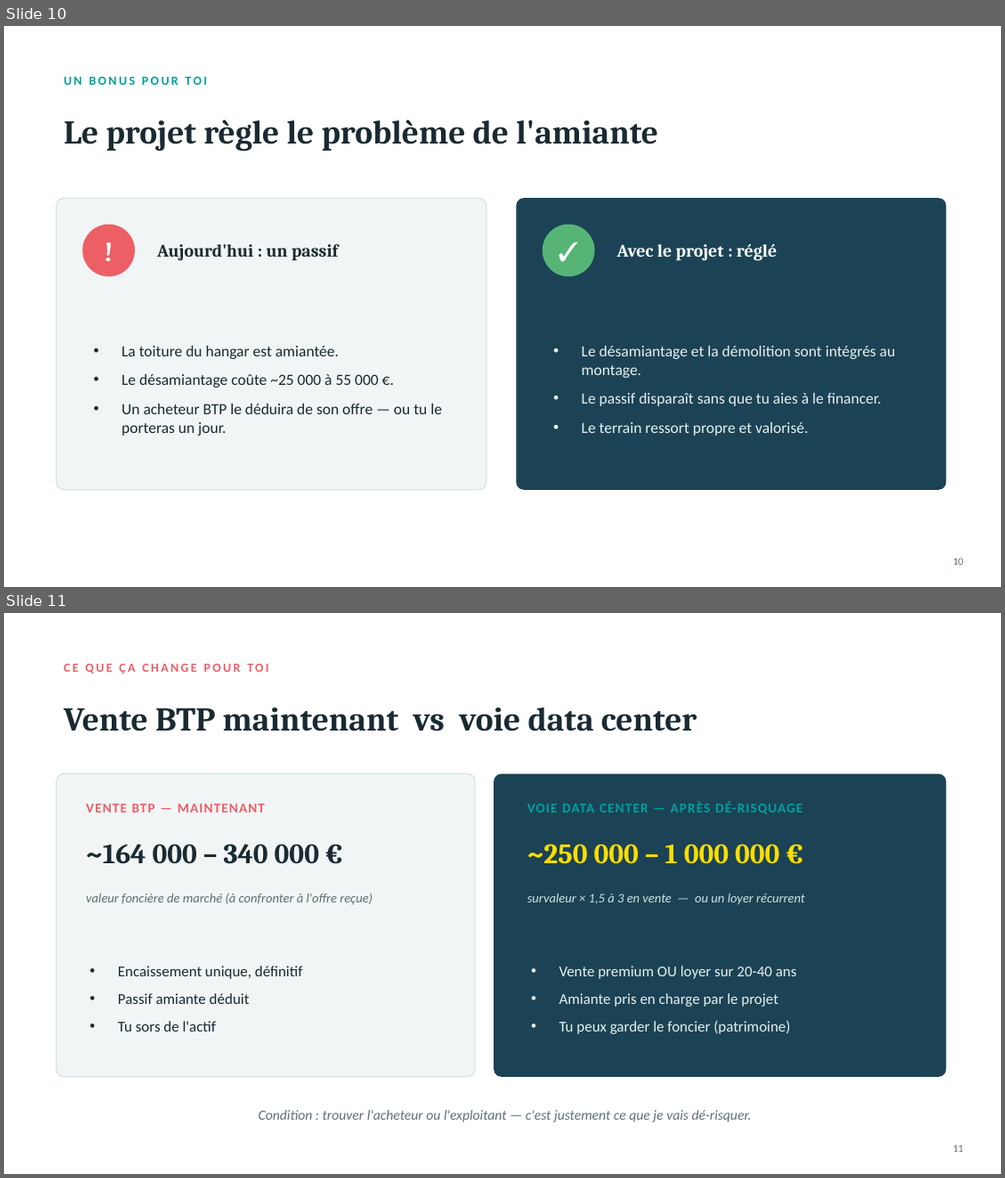
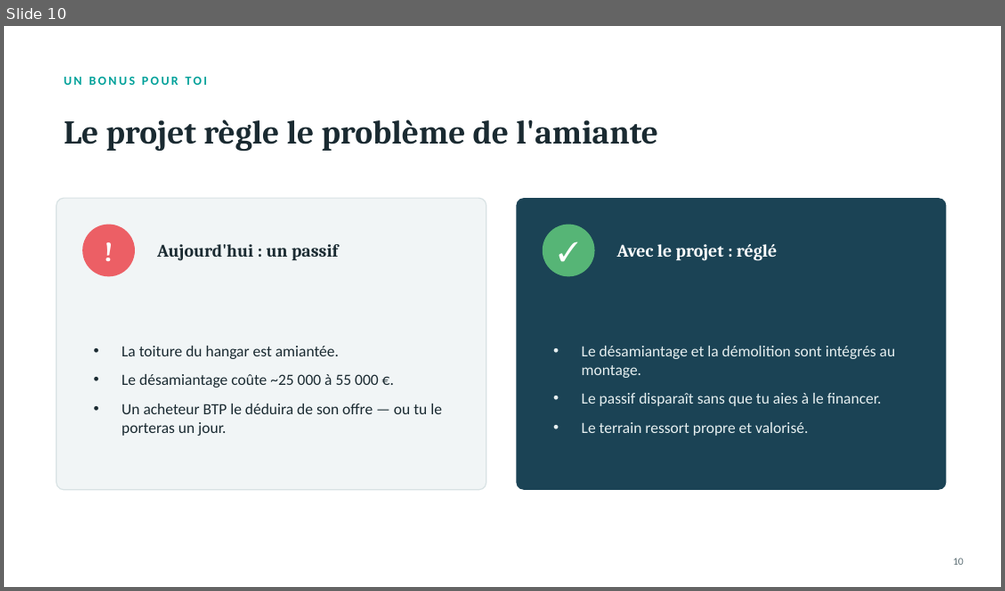
Before and after one commit to cdelbes/DC, a slide deck: deck/Deck-Foncier-Bel-Air.pptx. Shown one above the other, each under a label of ours: slides 10 and 11 before the commit, slide 10 after it. The pictures are 1005x1178 and 1005x591 pixels, drawn with LibreOffice and Linux fonts; fonts in the diff are those of the drawing. Boxes give left, top, right and bottom in pixels: in the first picture for what was removed or moved away, otherwise in the second. Text is boxed around its words. In the diff, an @@ line names an element or a change of style, - is before the commit and + after.

```diff
--- a/deck/Deck-Foncier-Bel-Air.pptx
+++ b/deck/Deck-Foncier-Bel-Air.pptx
@@ slide 11 removed at bbox=[4, 613, 1001, 1174], background #FFFFFF @@
@@ text removed at bbox=[64, 664, 268, 674] @@
-CE QUE ÇA CHANGE POUR TOI
@@ text removed at bbox=[64, 707, 697, 731] @@
-Vente BTP maintenant vs voie data center
@@ rounded rectangle removed at bbox=[57, 774, 475, 1077] @@
@@ rounded rectangle removed at bbox=[494, 774, 947, 1077] @@
@@ text removed at bbox=[86, 803, 265, 812] @@
-VENTE BTP — MAINTENANT
@@ text removed at bbox=[527, 801, 802, 814] @@
-VOIE DATA CENTER — APRÈS DÉ-RISQUAGE
@@ text removed at bbox=[86, 844, 319, 864] @@
-~164 000 – 340 000 €
@@ text removed at bbox=[527, 844, 779, 864] @@
-~250 000 – 1 000 000 €
@@ text removed at bbox=[86, 892, 372, 905] @@
-valeur foncière de marché (à confronter à l'offre reçue)
@@ text removed at bbox=[527, 893, 805, 905] @@
-survaleur × 1,5 à 3 en vente — ou un loyer récurrent
@@ text removed at bbox=[118, 965, 303, 1031] @@
-• Encaissement unique, définitif
-• Passif amiante déduit
-• Tu sors de l'actif
@@ text removed at bbox=[559, 965, 797, 1034] @@
-• Vente premium OU loyer sur 20-40 ans
-• Amiante pris en charge par le projet
-• Tu peux garder le foncier (patrimoine)
@@ text removed at bbox=[259, 1110, 752, 1122] @@
-Condition : trouver l'acheteur ou l'exploitant — c'est justement ce que je vais dé-risquer.
@@ text removed at bbox=[953, 1144, 963, 1151] @@
-11
```
Also in this commit, not shown: 4 slides changed, 1 slide added, 1 other file.
